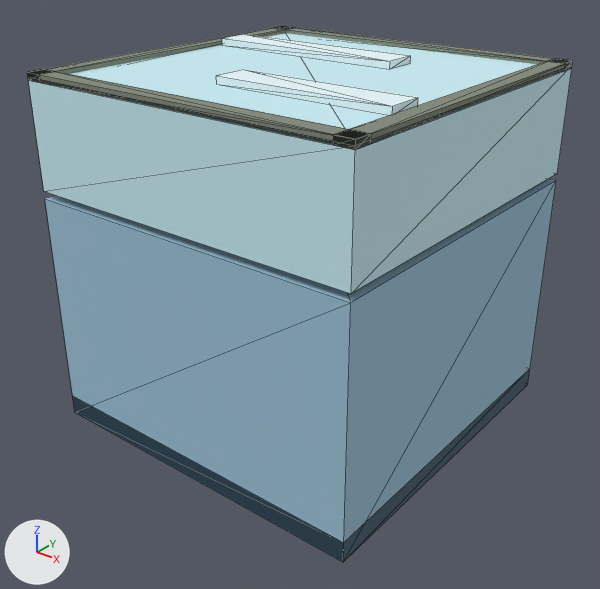
A saved change to the glTF model assets/Blocks/glTF/Block_Ice.glb.
The view is the same before and after, from a 50 mm camera at (1.349, -1.723, 0.918) aimed at (0.019, -0.061, -0.113). The lights are fixed; the arrows at lower left show +X, +Y and +Z. The older version comes first. Mesh edges are drawn as thin lines. Where no turn or scale is listed for an object, it has been applied to the vertices. Vertices at exactly the same position are counted once.

Objects in the first picture: 'geometry_0'.
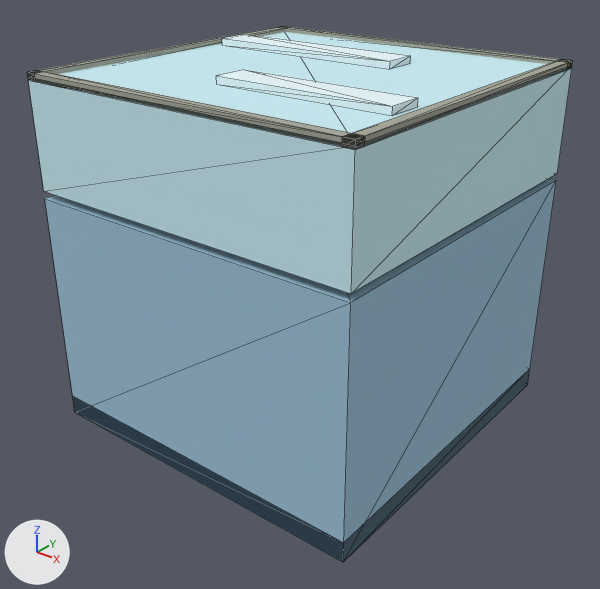
Location of each change, (x1, y1, x2, y2) in pixels of the pictures (600 x 589 px; the box of a moved part takes in the faces that stretch with it):
'geometry_0', reshaped, recoloured: (27, 26, 573, 562) in both
part 1 of me_geometry_0, moved or reshaped: before (27, 27, 277, 82); after (27, 27, 277, 81)
part 2 of me_geometry_0, moved or reshaped: before (54, 26, 295, 74); after (45, 26, 288, 74)
part 3 of me_geometry_0, moved or reshaped: before (30, 69, 371, 149); after (35, 70, 365, 150)
part 4 of me_geometry_0, moved or reshaped: before (280, 26, 573, 70); after (285, 27, 572, 68)
part 5 of me_geometry_0, moved or reshaped: before (333, 59, 570, 150); after (342, 59, 573, 150)
part 6 of me_geometry_0, recoloured: (27, 26, 573, 150) in both

Diff of the bpy script that builds the scene:
```diff
--- a/assets/Blocks/glTF/Block_Ice.glb.py
+++ b/assets/Blocks/glTF/Block_Ice.glb.py
@@ me_geometry_0 @@
 me_geometry_0.from_pydata(...)  # 60 vertices, 106 faces; spans x -0.5..0.5, y -0.5..0.5, z -0.5..0.52
 # used by ob_geometry_0; location = (0.0, 0.0, 0.0)
+# me_geometry_0 part 1: all 2 vertices in x -0.45, y -0.5, z 0.492..0.512 are moved by (-0.02, 0.0, 0.0)
+# me_geometry_0 part 2: all 2 vertices in x -0.45, y 0.5, z 0.492..0.512 are moved by (-0.02, 0.0, 0.0)
+# me_geometry_0 part 3: all 4 vertices in x -0.5..0.5, y -0.45, z 0.492..0.512 are moved by (0.0, -0.02, 0.0)
+# me_geometry_0 part 4: all 4 vertices in x -0.5..0.5, y 0.45, z 0.492..0.512 are moved by (0.0, 0.02, 0.0)
+# me_geometry_0 part 5: all 4 vertices in x 0.45, y -0.5..0.5, z 0.492..0.512 are moved by (0.02, 0.0, 0.0)
+# me_geometry_0 part 6: 48 faces centred in x -0.5..0.5, y -0.5..0.5, z 0.492..0.512 are repainted in the vertex colours; the middle colour goes from grey #838b7d to grey #a5a89a
 me_geometry_0.materials.append(mat_material_0)
```
